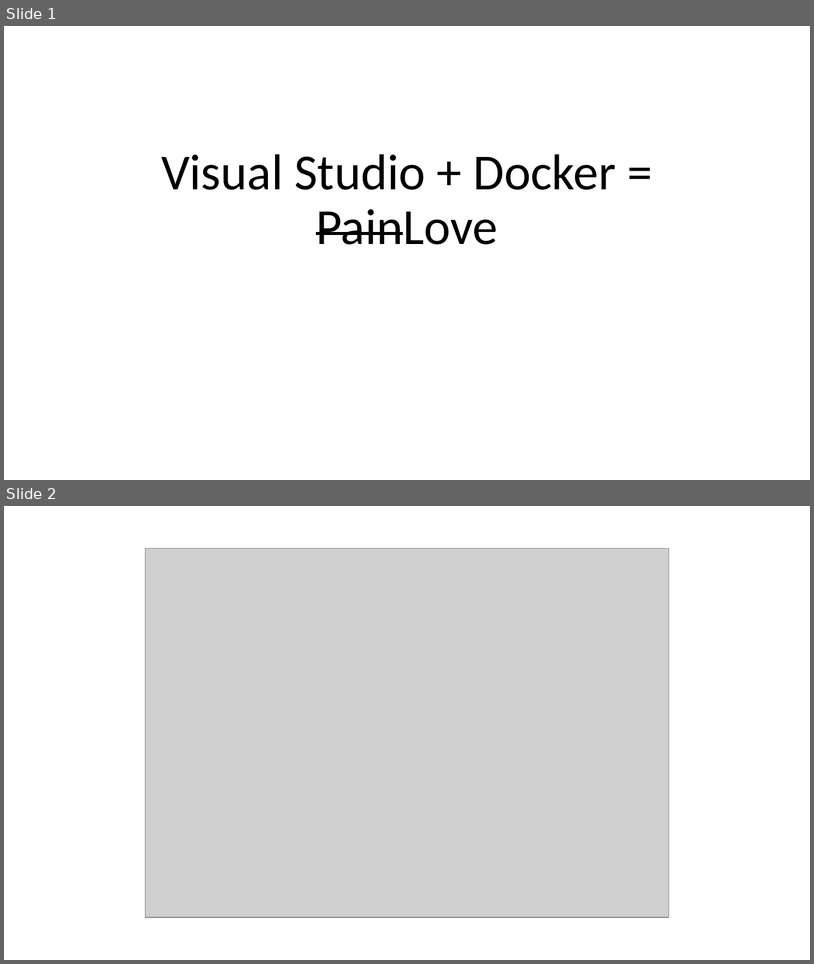
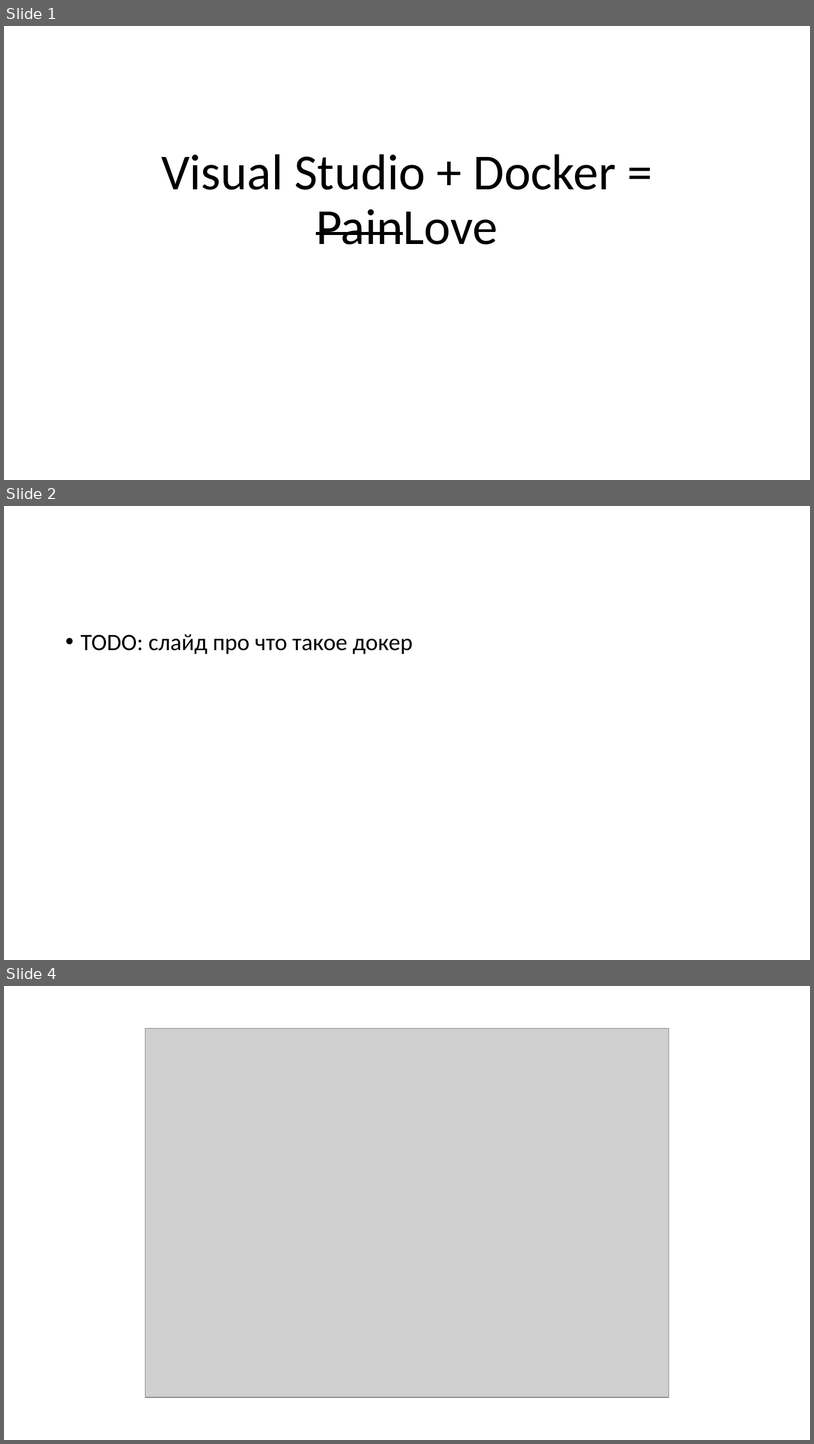
Before and after one commit to kugushev/presentations, a slide deck: 2019_VisualStudio-And-Docker/Presentation.pptx. Shown one above the other, each under a label of ours: slides 1 and 2 before the commit, slides 1, 2 and 4 after it; the slides between them are not shown. The pictures are 814x964 and 814x1444 pixels, drawn with LibreOffice and Linux fonts; fonts in the diff are those of the drawing; grey boxes stand for pictures. Boxes give left, top, right and bottom in pixels: in the first picture for what was removed or moved away, otherwise in the second. Text is boxed around its words. In the diff, an @@ line names an element or a change of style, - is before the commit and + after.

```diff
--- a/2019_VisualStudio-And-Docker/Presentation.pptx
+++ b/2019_VisualStudio-And-Docker/Presentation.pptx
@@ slide 2 added at (4, 506, 810, 960), background #FFFFFF @@
@@ text added at (81, 634, 413, 654), 28 pt, text #000000 @@
+• TODO: слайд про что такое докер
@@ what was slide 2 is now slide 4 @@
```
Also in this commit, not shown: 2 slides changed, 19 other slides added, 5 other files.
